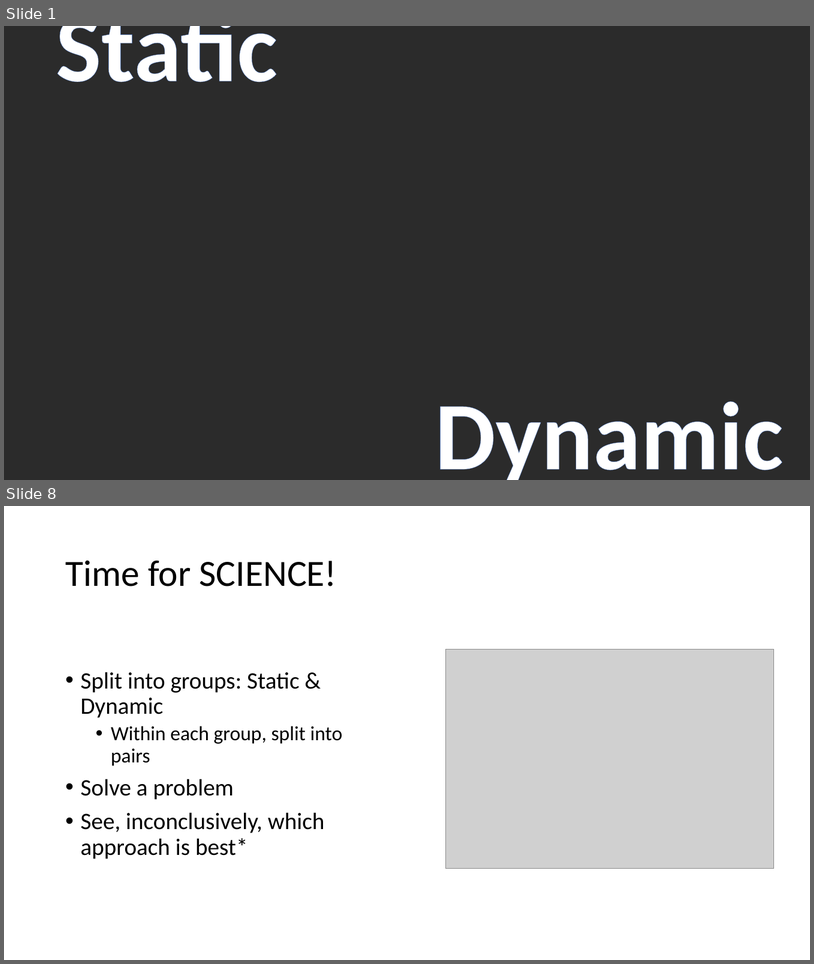
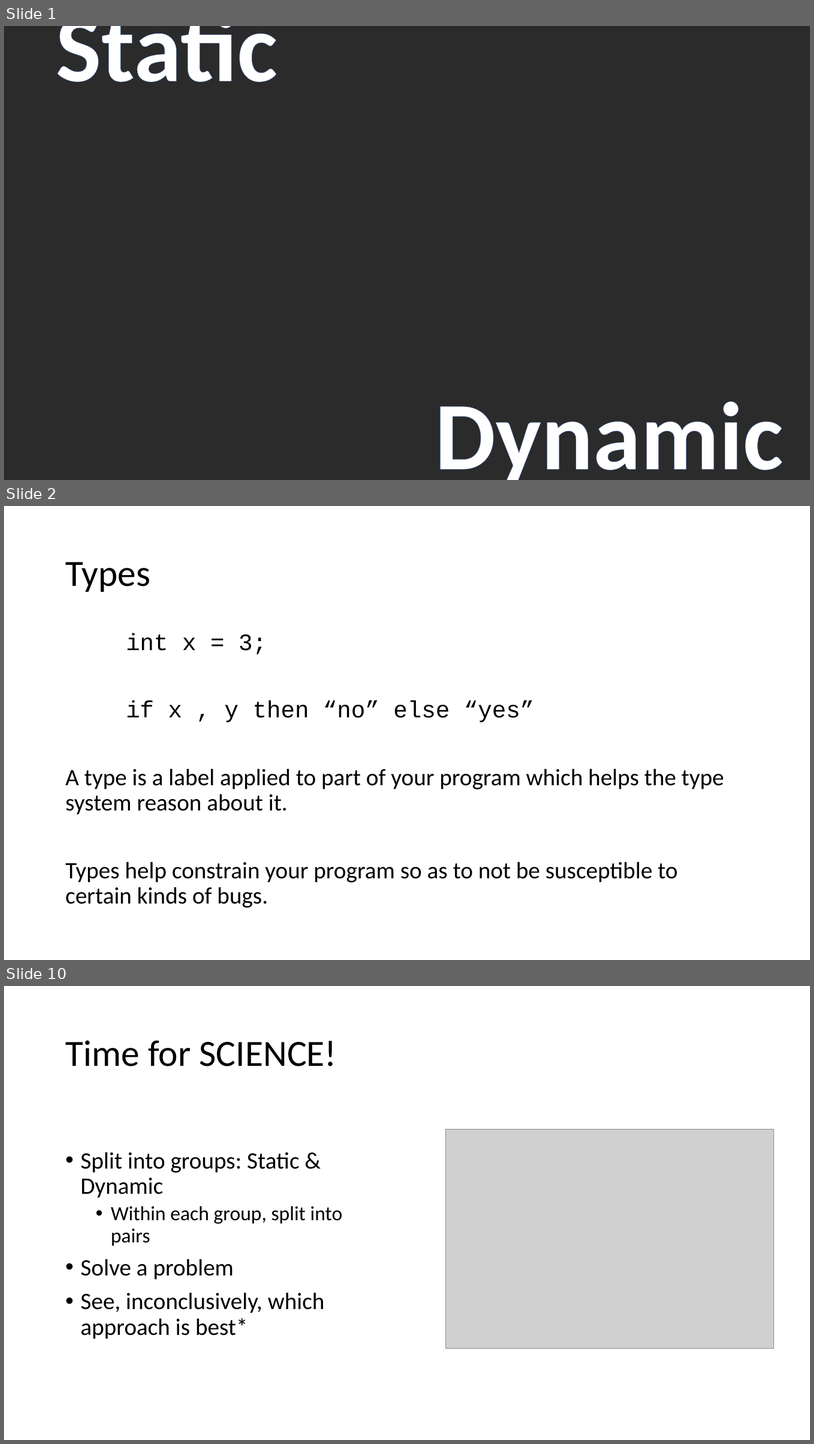
Before and after one commit to LeedsCodeDojo/StaticVsDynamic, a slide deck: StaticVsDynamic.pptx. Shown one above the other, each under a label of ours: slides 1 and 8 before the commit, slides 1, 2 and 10 after it; the slides between them are not shown. The pictures are 814x964 and 814x1444 pixels, drawn with LibreOffice and Linux fonts; fonts in the diff are those of the drawing; grey boxes stand for pictures; background and template pictures are left out; a plain dark background stands for a picture behind light text. Boxes give left, top, right and bottom in pixels: in the first picture for what was removed or moved away, otherwise in the second. Text is boxed around its words. In the diff, an @@ line names an element or a change of style, - is before the commit and + after.

```diff
--- a/StaticVsDynamic.pptx
+++ b/StaticVsDynamic.pptx
@@ slide 2 added at (4,506,810,960), background #FFFFFF @@
@@ title added at (65,562,150,592), 44 pt, text #000000 @@
+Types
@@ text added at (65,633,725,907), 28 pt, text #000000 @@
+int x = 3;
+if x , y then “no” else “yes”
+A type is a label applied to part of your program which helps the type system reason about it.
+Types help constrain your program so as to not be susceptible to certain kinds of bugs.
@@ what was slide 8 is now slide 10 @@
```
Also in this commit, not shown: 3 slides changed, 4 other slides added, 3 slides removed.
